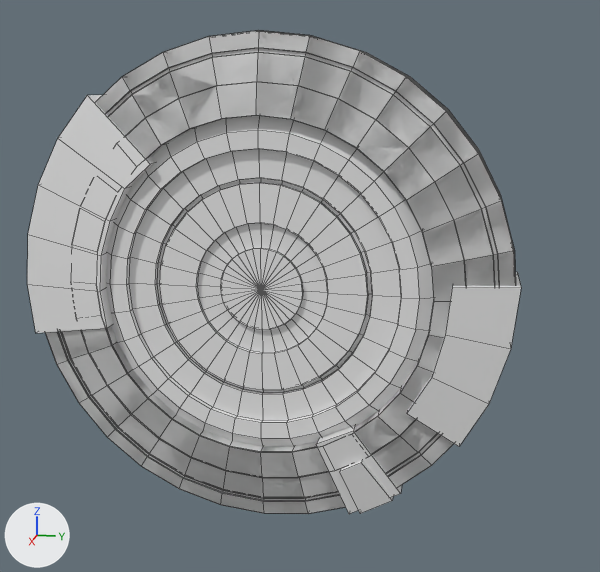
What one commit did to the Blender file SpaceShip.blend.
Camera for both pictures: a camera (50 mm lens) standing at (6.54, 1.58, 1.62) and looking at (-0.04, 0.26, -0.02). The lights are fixed; the arrows at lower left show +X, +Y and +Z. Mesh edges are drawn as thin lines.
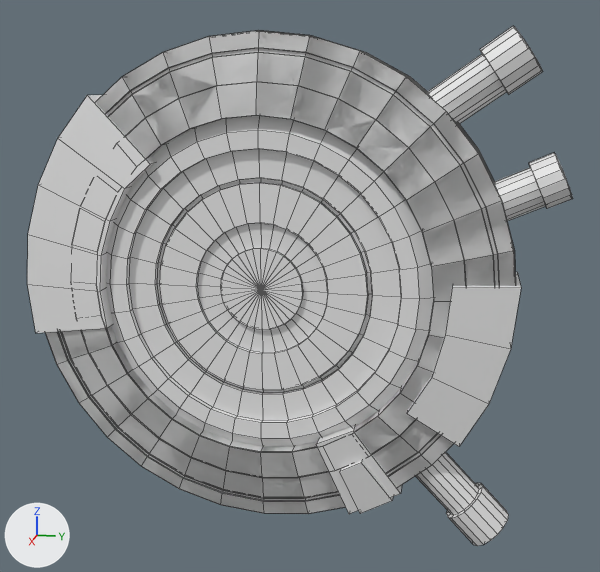
The newer file is also turned or shifted as a whole; pictures and numbers use the older file's frame.

Boxes [x1, y1, x2, y2] around the edits, measured in the pictures (600 x 572 px):
'Cylinder.006', added
    after: [427, 26, 542, 125]
'Cylinder.008', added
    after: [416, 452, 509, 546]
'Cylinder.007', added
    after: [494, 153, 573, 221]

What the commit changed:
Mesh me_cylinder_012 is new.
It has 82 vertices, 96 faces and spans x -1.23..1.23, y -1.23..1.23, z -1.0..1.07.
Object 'Cylinder.006' (ob_cylinder_006) is new; it shows me_cylinder_012.
Its location is (0.001, 1.633, 1.614).
Its rotation in degrees is (-55, 0, 0).
Its scale is (0.166, 0.161, 0.386).
Object 'Cylinder.007' (ob_cylinder_007) is new; it shows a copy of me_cylinder_012.
Its location is (0.001, 2.024, 0.816).
Its rotation in degrees is (-66, 0, 0).
Its scale is (0.166, 0.153, 0.269).
Object 'Cylinder.008' (ob_cylinder_008) is new; it shows a copy of me_cylinder_012.
Its location is (0.001, 1.58, -1.697).
Its rotation in degrees is (-136, 0, 0).
Its scale is (0.166, 0.161, 0.441).
